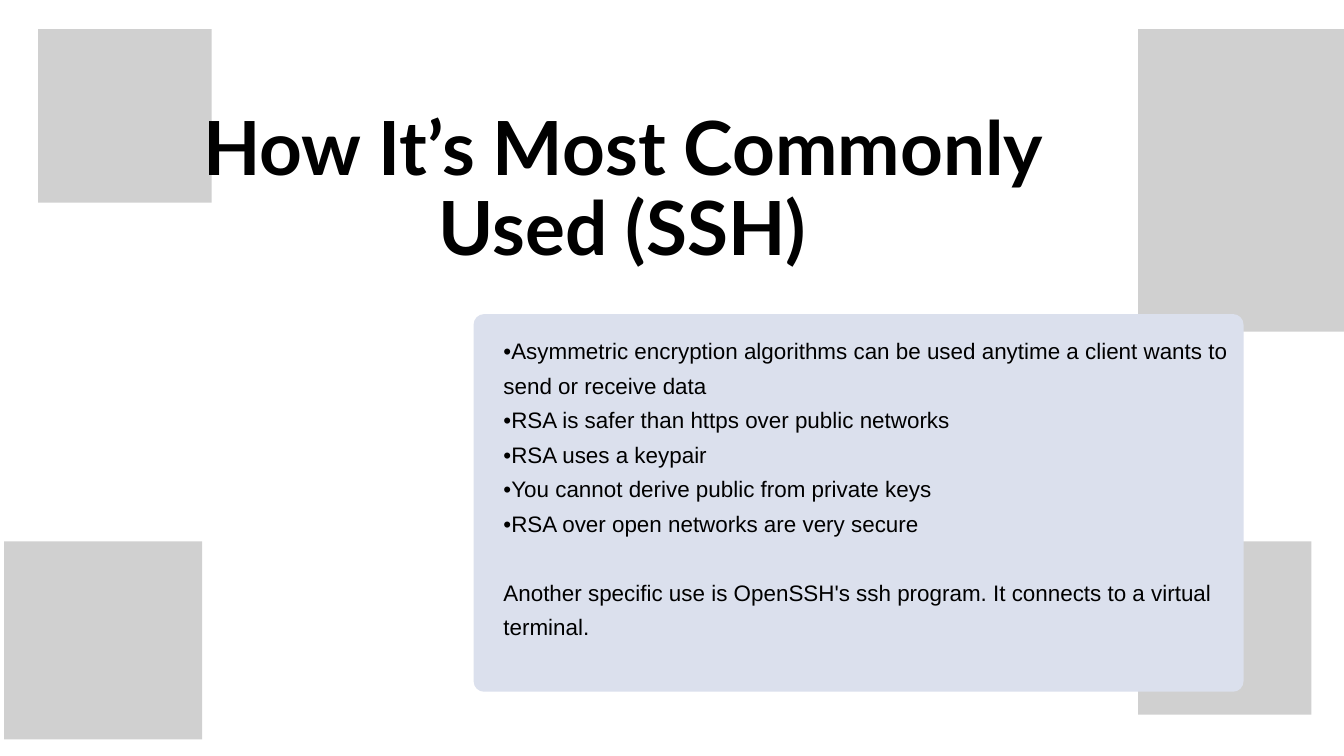
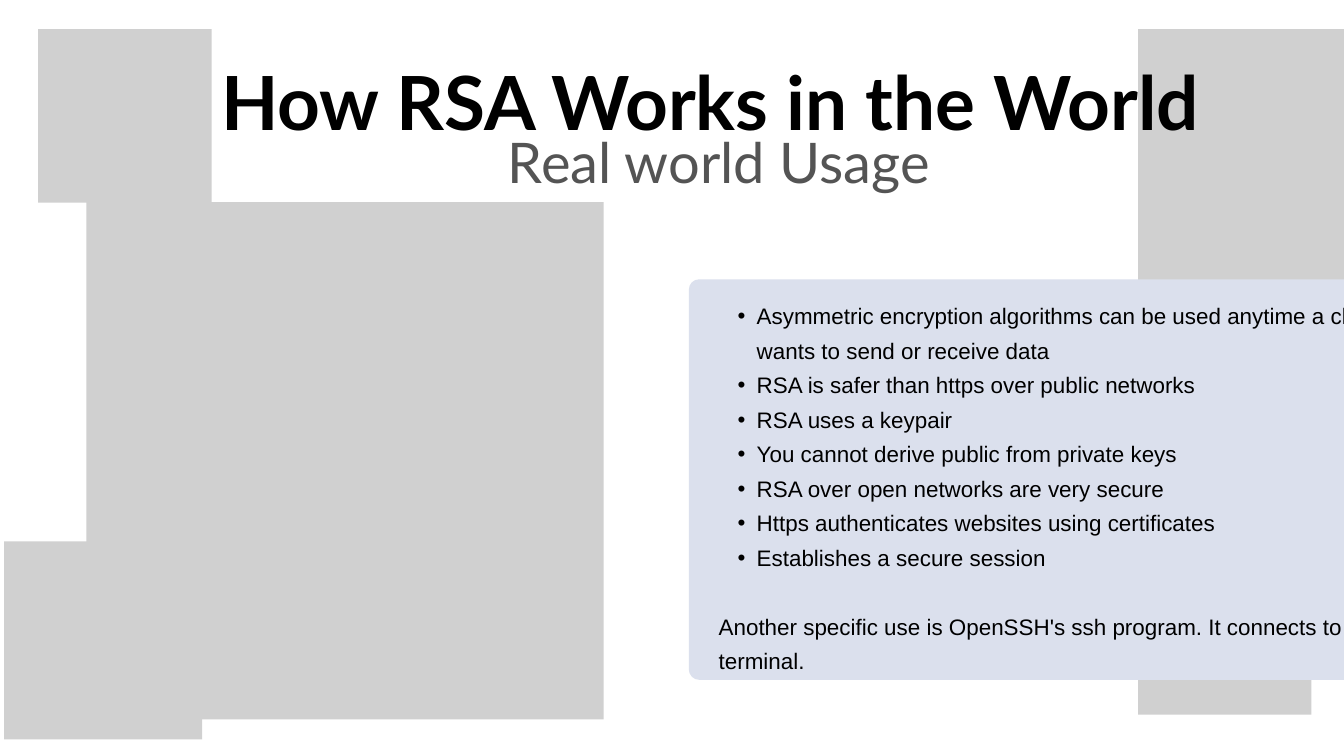
Before and after one commit to Muffinszer/cep146-teamproject1, a slide deck: slide 5 of RSA Encryption.pptx. Drawn at 1344x756 pixels with LibreOffice and Linux fonts; fonts in the diff are those of the drawing; grey boxes stand for pictures; background and template pictures are left out. Boxes give left, top, right and bottom in pixels: in the first picture for what was removed or moved away, otherwise in the second. Text is boxed around its words. In the diff, an @@ line names an element or a change of style, - is before the commit and + after.

```diff
--- a/RSA Encryption.pptx
+++ b/RSA Encryption.pptx
@@ text added at [221,65,1198,143], 80 pt, text #000000, bold @@
+How RSA Works in the World
@@ text removed at [203,111,1043,267] @@
-How It’s Most Commonly Used (SSH)
@@ text added at [508,141,930,193], 60 pt, text #545454 @@
+Real world Usage
@@ picture added at [87,202,604,720] @@
@@ freeform shape: place and size @@
-freeform shape at [474,314,1244,691]
+freeform shape at [689,280,1344,680]
@@ text "Asymmetric encryption algorithms can be ...": place and size @@
-text "Asymmetric encryption algorithms can be ..." at [503,342,1227,636]
+text "Asymmetric encryption algorithms can be ..." at [719,307,1342,670]
@@ text at [757,307,1324,567]: text changed @@
-•Asymmetric encryption algorithms can be used anytime a client wants to send or receive data
-•RSA is safer than https over public networks
-•RSA uses a keypair
-•You cannot derive public from private keys
-•RSA over open networks are very secure
+  • Asymmetric encryption algorithms can be used anytime a client wants to send or receive data
+  • RSA is safer than https over public networks
+  • RSA uses a keypair
+  • You cannot derive public from private keys
+  • RSA over open networks are very secure
+  • Https authenticates websites using certificates
+  • Establishes a secure session
```
Also in this commit, not shown: 6 other slides changed.
